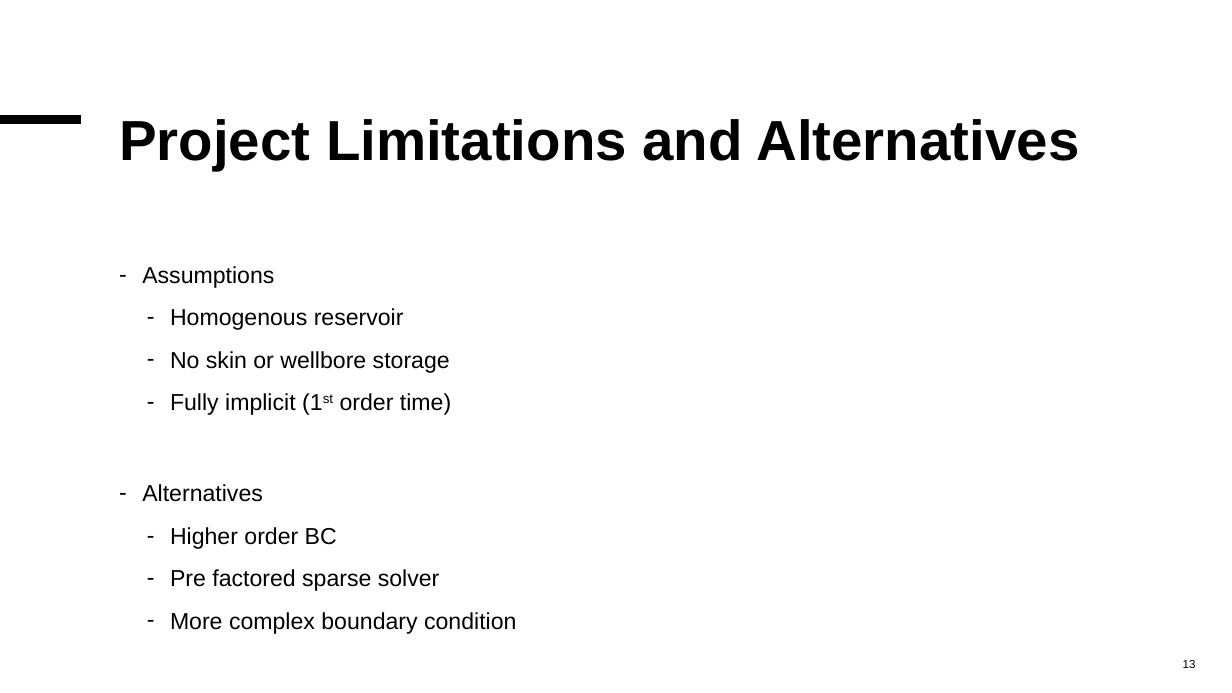
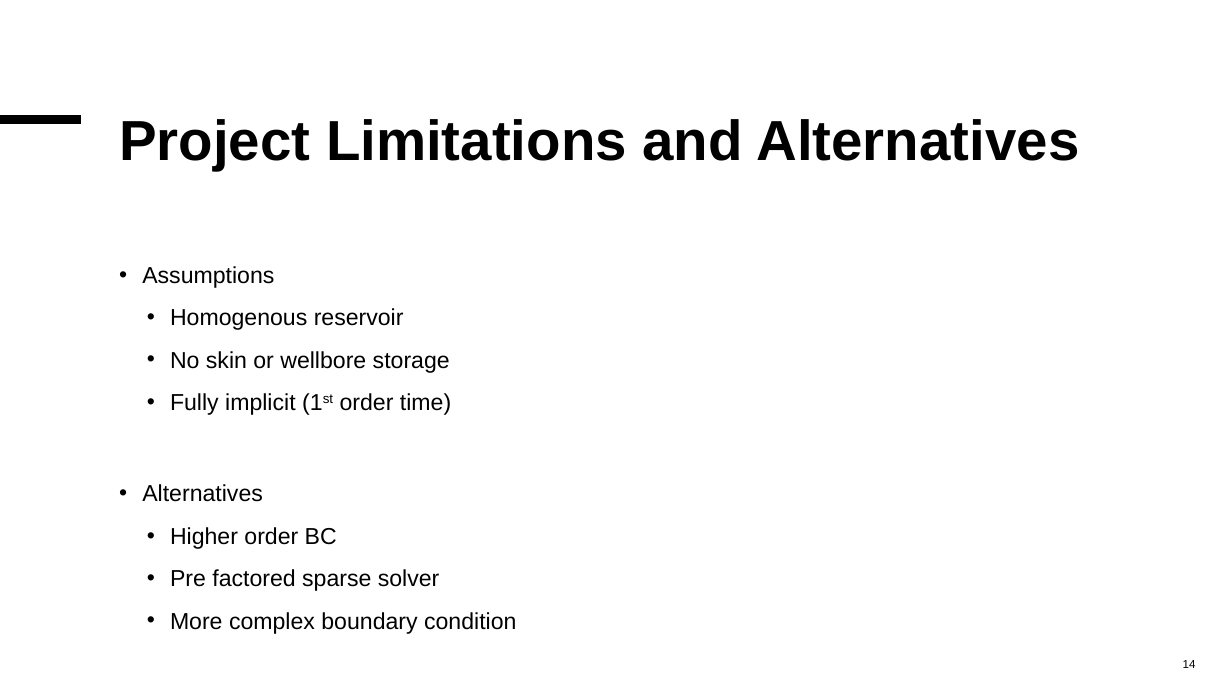
Before and after one commit to MalleBallen/Torgrim-og-Malvin-Gruppeprosjekt, a slide deck: slide 14 of project2/Project 2 Can you hear a reservoir.pptx (slide 13 before the commit). Drawn at 1232x693 pixels with LibreOffice and Linux fonts; fonts in the diff are those of the drawing. Boxes give left, top, right and bottom in pixels: in the first picture for what was removed or moved away, otherwise in the second. Text is boxed around its words. In the diff, an @@ line names an element or a change of style, - is before the commit and + after.

```diff
--- a/project2/Project 2 Can you hear a reservoir.pptx
+++ b/project2/Project 2 Can you hear a reservoir.pptx
@@ text "Assumptions" at bbox=[142, 266, 516, 634]: bullet - to • @@
@@ page number at bbox=[1183, 660, 1196, 668]: text changed @@
-13
+14
```
Also in this commit, not shown: 10 other slides changed, 1 slide added.
